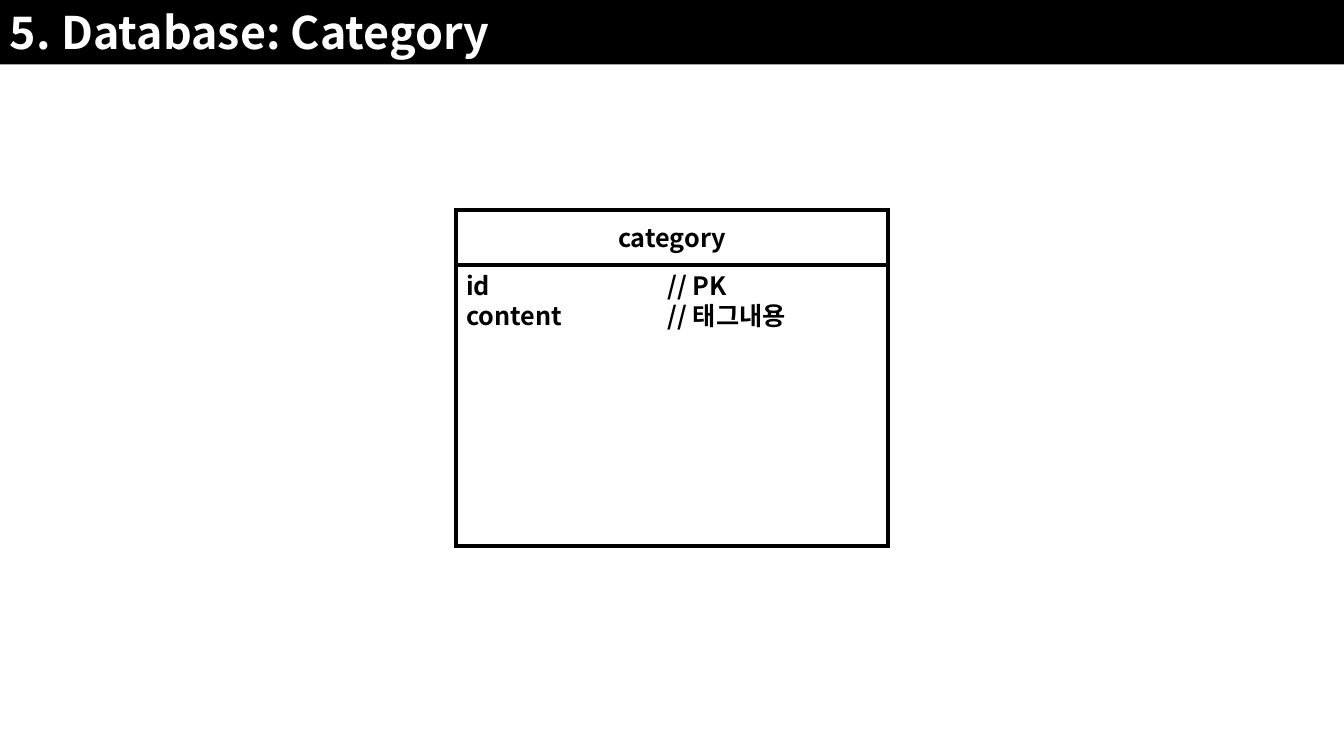
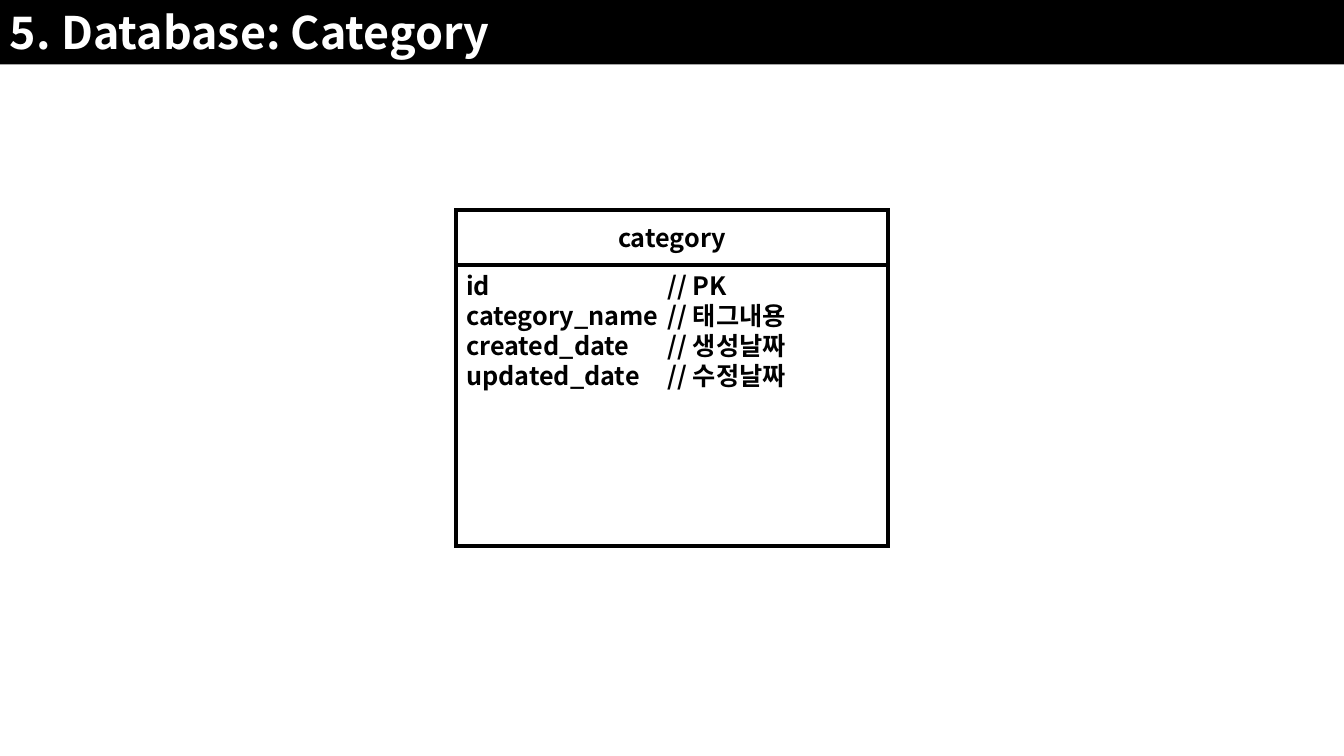
Before and after one commit to JoSihun/CGVR_Lab, a slide deck: slide 31 of documents/01_프로젝트_개발계획.pptx (slide 29 before the commit). Drawn at 1344x756 pixels with LibreOffice and Linux fonts; fonts in the diff are those of the drawing. Boxes give left, top, right and bottom in pixels: in the first picture for what was removed or moved away, otherwise in the second. Text is boxed around its words. In the diff, an @@ line names an element or a change of style, - is before the commit and + after.

Commit message:
2022.09.14(수) / 19:00 README.md 수정

```diff
--- a/documents/01_프로젝트_개발계획.pptx
+++ b/documents/01_프로젝트_개발계획.pptx
@@ rectangle "id // PK" at box(457, 265, 888, 546): fill none to #FFFFFF @@
@@ text in rectangle at box(466, 304, 786, 391): text changed @@
-content // 태그내용
+category_name // 태그내용
+created_date // 생성날짜
+updated_date // 수정날짜
```
Also in this commit, not shown: 2 other slides changed, 3 slides added.
